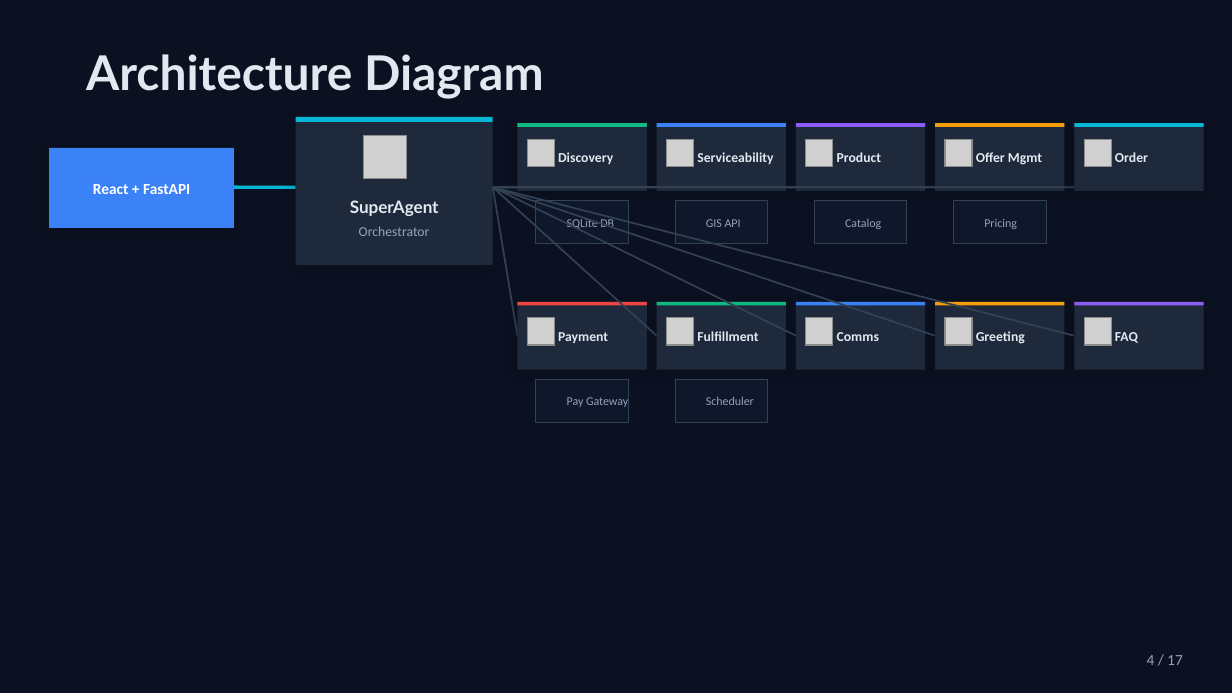
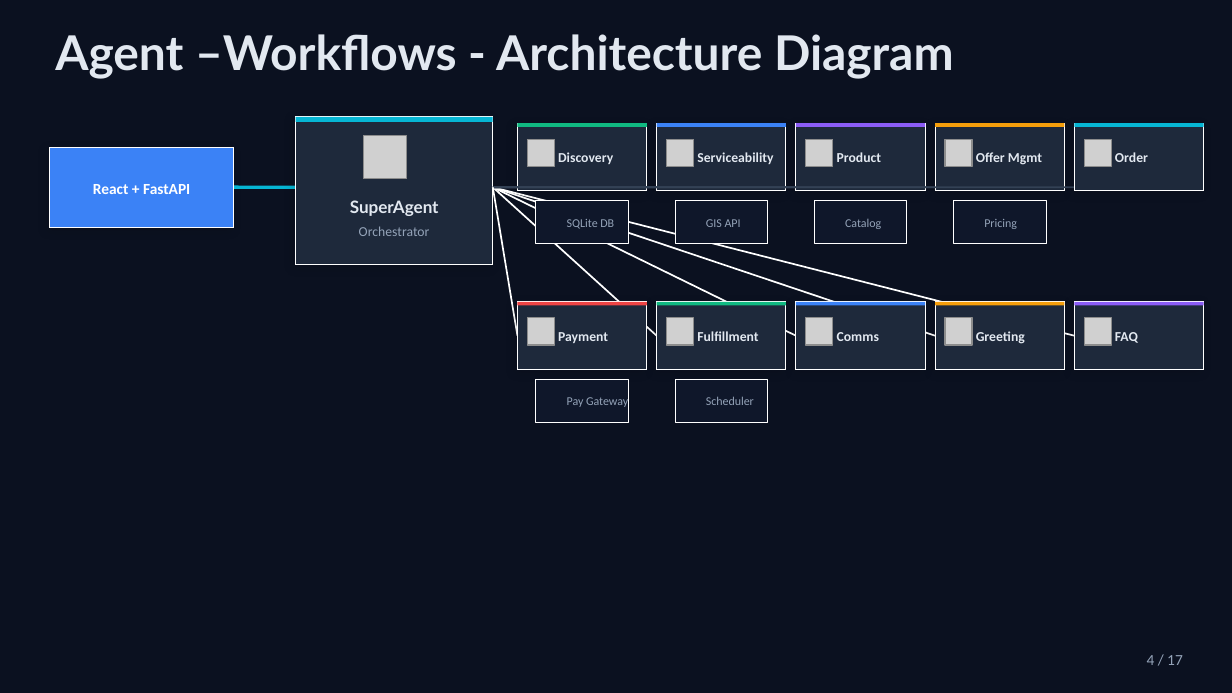
Before and after one commit to sudhamanc/ConversationalSalesAgent, a slide deck: slide 5 of B2B_Sales_Agent_Progress_Report.pptx (slide 4 before the commit). Drawn at 1232x693 pixels with LibreOffice and Linux fonts; fonts in the diff are those of the drawing; grey boxes stand for pictures; background and template pictures are left out. Boxes give left, top, right and bottom in pixels: in the first picture for what was removed or moved away, otherwise in the second. Text is boxed around its words. In the diff, an @@ line names an element or a change of style, - is before the commit and + after.

```diff
--- a/B2B_Sales_Agent_Progress_Report.pptx
+++ b/B2B_Sales_Agent_Progress_Report.pptx
@@ text at (55, 34, 954, 79): text changed @@
-Architecture Diagram
+Agent –Workflows - Architecture Diagram
@@ line (493, 187) - (517, 336): stroke #334155 1 pt to #FFFFFF 1 pt @@
@@ line (493, 187) - (657, 336): stroke #334155 1 pt to #FFFFFF 1 pt @@
@@ line (493, 187) - (796, 336): stroke #334155 1 pt to #FFFFFF 1 pt @@
@@ line (493, 187) - (935, 336): stroke #334155 1 pt to #FFFFFF 1 pt @@
@@ line (493, 187) - (1074, 336): stroke #334155 1 pt to #FFFFFF 1 pt @@
@@ outline none to #FFFFFF 0.75 pt in 12 elements at (49, 148, 234, 228), (296, 117, 493, 265), (517, 123, 647, 191), (657, 123, 786, 191), (796, 123, 925, 191), (935, 123, 1064, 191), (1074, 123, 1204, 191), (517, 302, 647, 370), (657, 302, 786, 370), (796, 302, 925, 370), (935, 302, 1064, 370), (1074, 302, 1204, 370) @@
@@ outline #334155 0.5 pt to #FFFFFF 0.5 pt in 6 elements at (536, 201, 628, 244), (675, 201, 768, 244), (814, 201, 907, 244), (954, 201, 1046, 244), (536, 379, 628, 423), (675, 379, 768, 423) @@
```
Also in this commit, not shown: 3 other slides changed.
